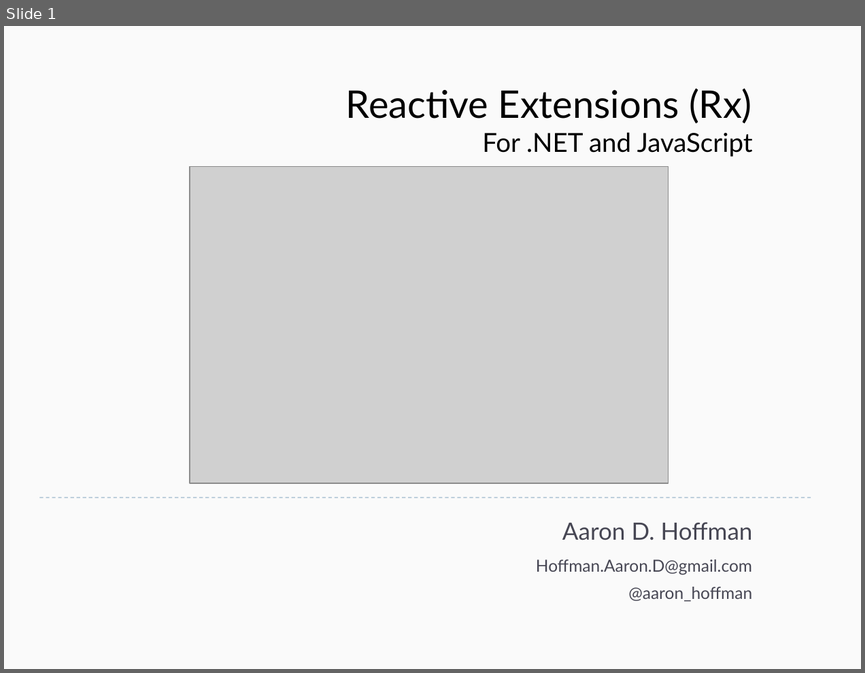
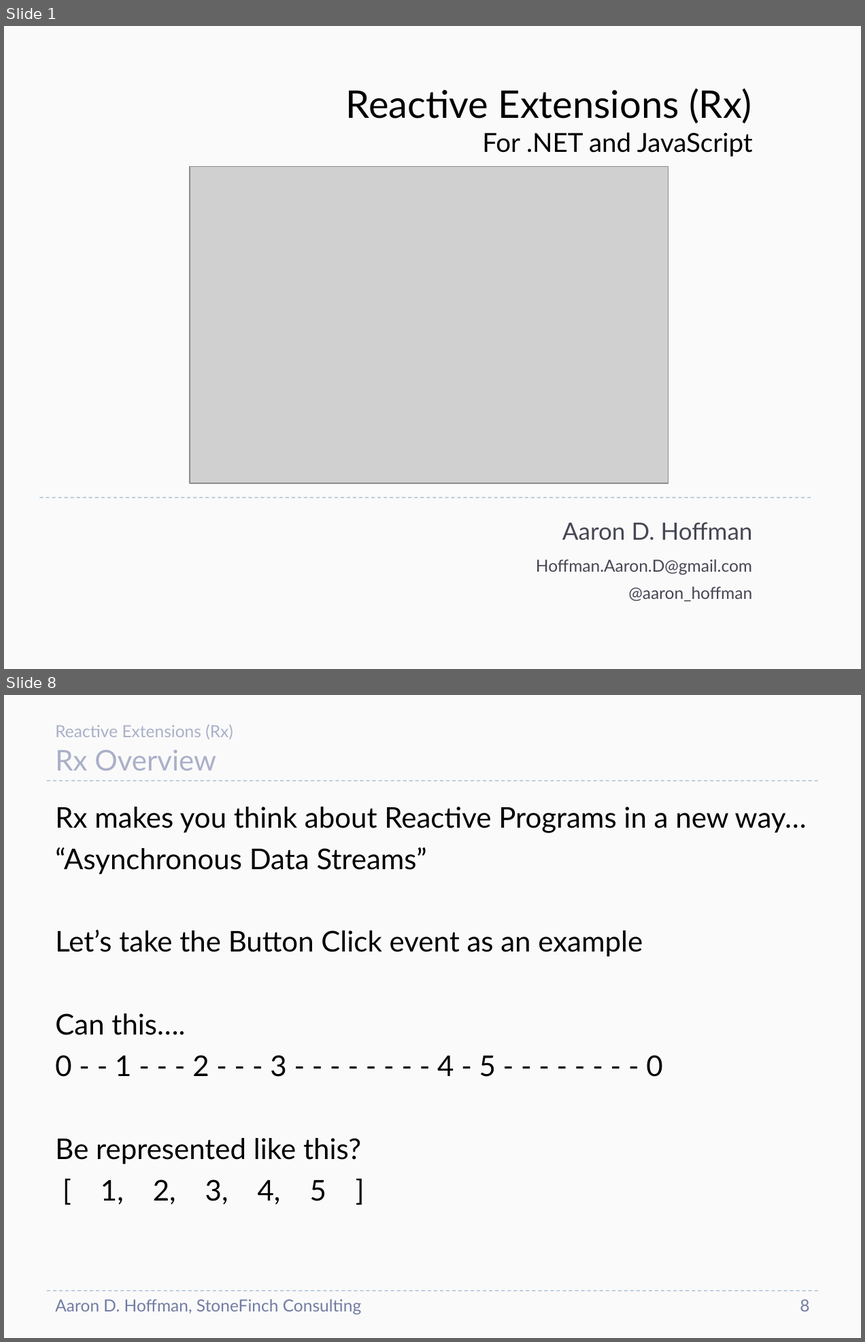
Before and after one commit to aaronhoffman/Rx, a slide deck: Documentation/ReactiveExtensions.pptx. Shown one above the other, each under a label of ours: slide 1 before the commit, slides 1 and 8 after it; the slides between them are not shown. The pictures are 865x673 and 865x1342 pixels, drawn with LibreOffice and Linux fonts; fonts in the diff are those of the drawing; grey boxes stand for pictures. Boxes give left, top, right and bottom in pixels: in the first picture for what was removed or moved away, otherwise in the second. Text is boxed around its words. In the diff, an @@ line names an element or a change of style, - is before the commit and + after.

Commit message:
Update slides, add Async Data Stream slide

```diff
--- a/Documentation/ReactiveExtensions.pptx
+++ b/Documentation/ReactiveExtensions.pptx
@@ slide 8 added at [4, 695, 861, 1338], background #FAFAFA @@
@@ text added at [55, 724, 233, 739], 14 pt, text #AAB0C8 @@
+Reactive Extensions (Rx)
@@ title added at [55, 749, 216, 770], 24 pt, text #AAB0C8 @@
+Rx Overview
@@ line added from (47, 781) to (818, 781), #9FB8CD 0.75 pt dashed @@
@@ text added at [55, 807, 806, 1204], 24 pt, text #000000 @@
+Rx makes you think about Reactive Programs in a new way…
+“Asynchronous Data Streams”
+Let’s take the Button Click event as an example
+Can this….
+0 - - 1 - - - 2 - - - 3 - - - - - - - - 4 - 5 - - - - - - - - 0
+Be represented like this?
+[ 1, 2, 3, 4, 5 ]
@@ line added from (47, 1291) to (818, 1291), #9FB8CD 0.75 pt dashed @@
@@ text added at [55, 1299, 361, 1314], 14 pt, text #727CA3 @@
+Aaron D. Hoffman, StoneFinch Consulting
@@ page number added at [800, 1299, 809, 1311], 14 pt, text #727CA3 @@
+8
```
Also in this commit, not shown: 13 slides changed.
